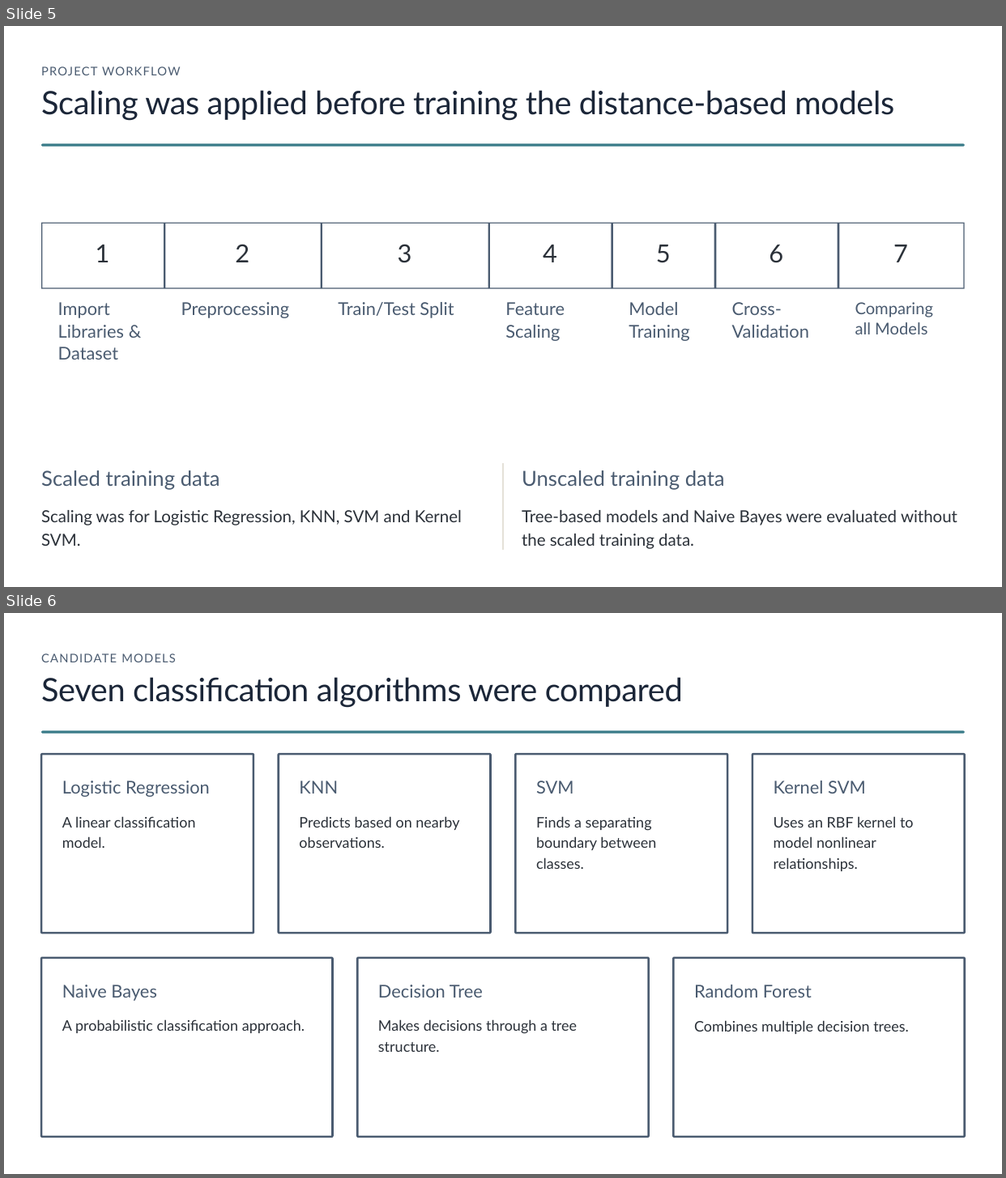
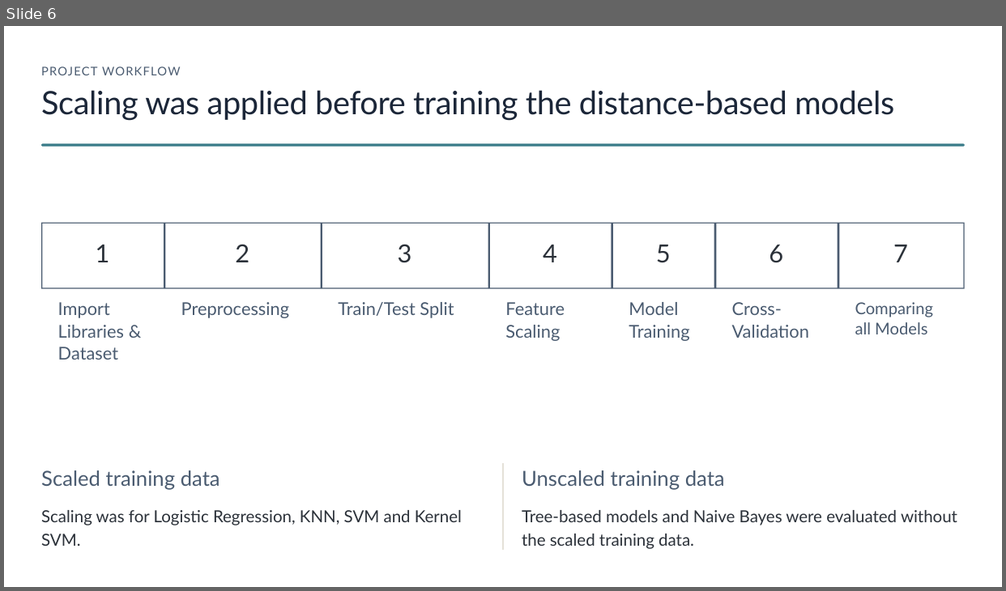
Before and after one commit to HazemWaelll/Diabetes-Prediction, a slide deck: Diabetes-Prediction.pptx. Shown one above the other, each under a label of ours: slides 5 and 6 before the commit, slide 6 after it. The pictures are 1006x1178 and 1006x591 pixels, drawn with LibreOffice and Linux fonts; fonts in the diff are those of the drawing; background and template pictures are left out. Boxes give left, top, right and bottom in pixels: in the first picture for what was removed or moved away, otherwise in the second. Text is boxed around its words. In the diff, an @@ line names an element or a change of style, - is before the commit and + after.

```diff
--- a/Diabetes-Prediction.pptx
+++ b/Diabetes-Prediction.pptx
@@ slide 6 removed at box(4, 613, 1002, 1174), background #FFFFFF @@
@@ text removed at box(41, 653, 176, 662) @@
-CANDIDATE MODELS
@@ text removed at box(41, 677, 683, 708) @@
-Seven classification algorithms were compared
@@ rounded rectangle removed at box(41, 730, 965, 733) @@
@@ rounded rectangle removed at box(41, 754, 253, 933) @@
@@ rounded rectangle removed at box(279, 754, 491, 933) @@
@@ rounded rectangle removed at box(515, 754, 727, 933) @@
@@ rounded rectangle removed at box(752, 754, 965, 933) @@
@@ text removed at box(62, 781, 210, 797) @@
-Logistic Regression
@@ text removed at box(299, 781, 338, 794) @@
-KNN
@@ text removed at box(536, 781, 574, 794) @@
-SVM
@@ text removed at box(774, 781, 866, 794) @@
-Kernel SVM
@@ text removed at box(62, 816, 196, 848) @@
-A linear classification model.
@@ text removed at box(299, 816, 459, 848) @@
-Predicts based on nearby observations.
@@ text removed at box(536, 816, 656, 869) @@
-Finds a separating boundary between classes.
@@ text removed at box(774, 816, 914, 871) @@
-Uses an RBF kernel to model nonlinear relationships.
@@ rounded rectangle removed at box(41, 958, 333, 1137) @@
@@ rounded rectangle removed at box(357, 958, 649, 1137) @@
@@ rounded rectangle removed at box(673, 958, 965, 1137) @@
@@ text removed at box(62, 985, 157, 1001) @@
-Naive Bayes
@@ text removed at box(378, 985, 483, 998) @@
-Decision Tree
@@ text removed at box(694, 985, 812, 998) @@
-Random Forest
@@ text removed at box(62, 1020, 305, 1033) @@
-A probabilistic classification approach.
@@ text removed at box(378, 1020, 577, 1052) @@
-Makes decisions through a tree structure.
@@ text removed at box(694, 1020, 909, 1034) @@
-Combines multiple decision trees.
@@ rectangle removed at box(903, 1141, 1002, 1174) @@
@@ what was slide 5 is now slide 6 @@
```
Also in this commit, not shown: 3 slides changed, 3 slides added, 5 other slides removed.
